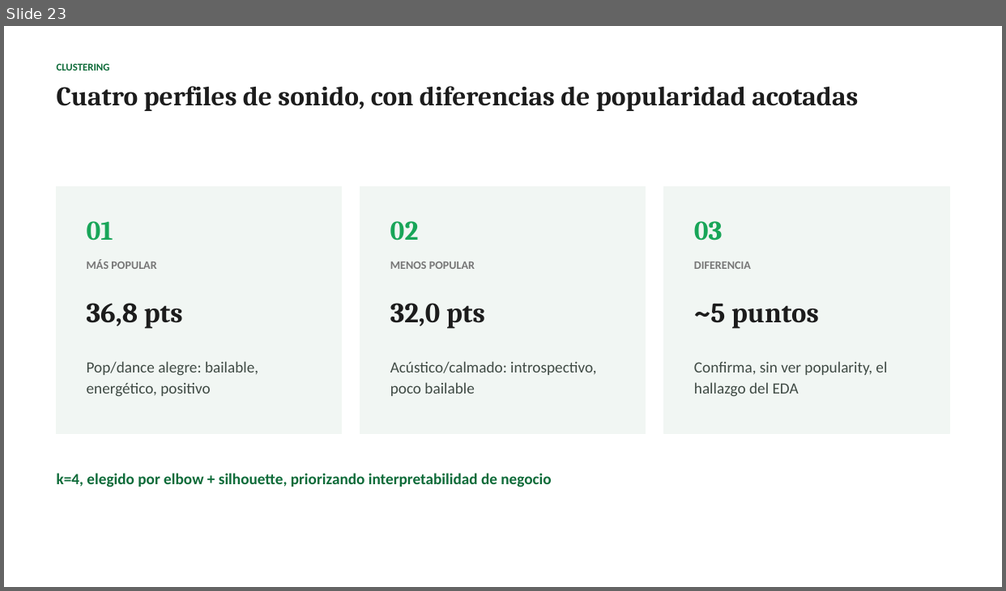
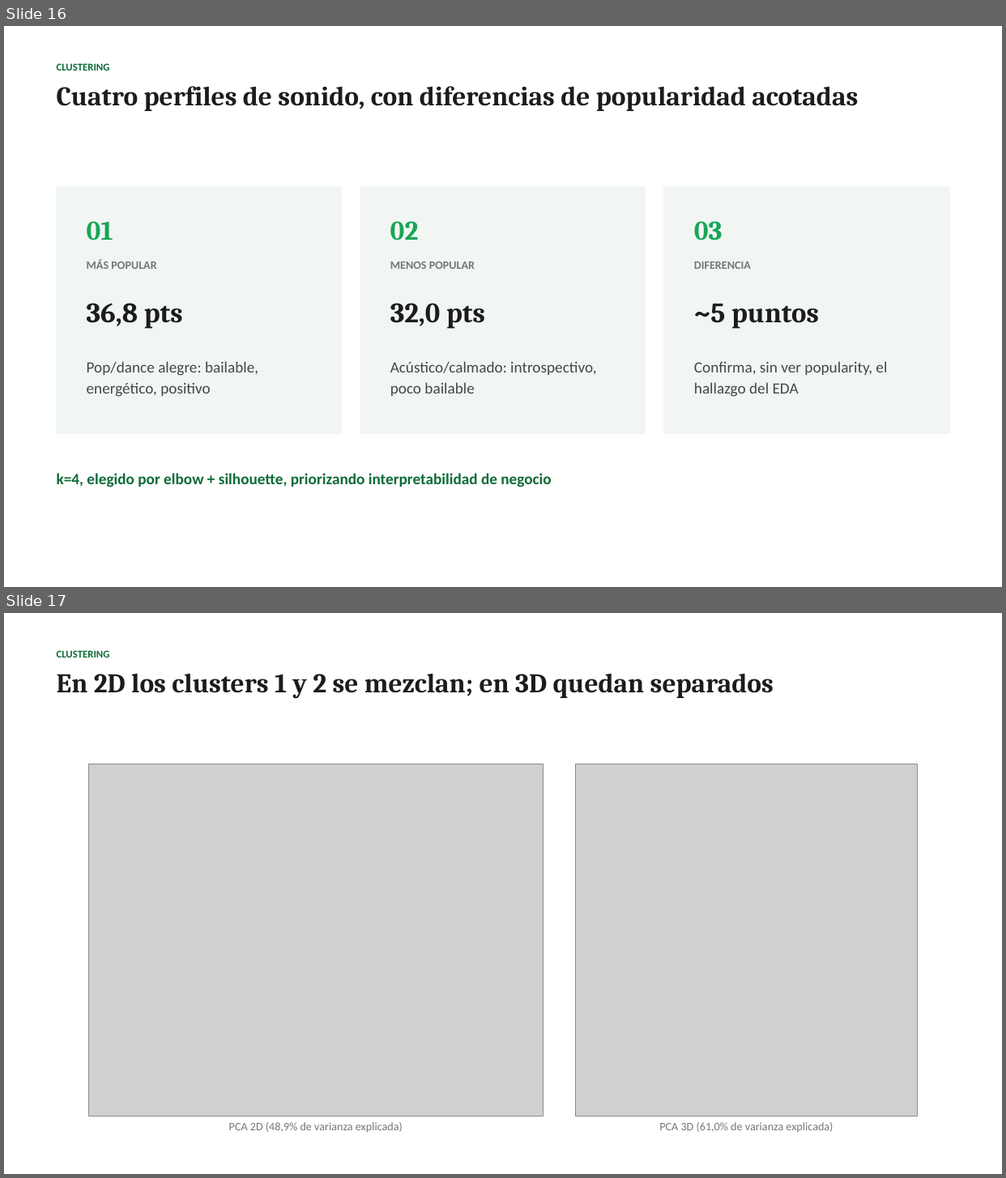
Before and after one commit to Felipe-Ahumada/Spotify-Tracks-Dataset, a slide deck: docs/EP1_Spotify_Presentacion_1.pptx. Shown one above the other, each under a label of ours: slide 23 before the commit, slides 16 and 17 after it. The pictures are 1006x591 and 1006x1178 pixels, drawn with LibreOffice and Linux fonts; fonts in the diff are those of the drawing; grey boxes stand for pictures. Boxes give left, top, right and bottom in pixels: in the first picture for what was removed or moved away, otherwise in the second. Text is boxed around its words. In the diff, an @@ line names an element or a change of style, - is before the commit and + after.

```diff
--- a/docs/EP1_Spotify_Presentacion_1.pptx
+++ b/docs/EP1_Spotify_Presentacion_1.pptx
@@ slide 17 added at [4,613,1002,1174], background #FFFFFF @@
@@ text added at [57,650,110,658], 10 pt, text #0E6B39, bold @@
+CLUSTERING
@@ text added at [57,674,774,698], 26 pt, text #1C1C1C, bold @@
+En 2D los clusters 1 y 2 se mezclan; en 3D quedan separados
@@ picture added at [88,764,543,1116] @@
@@ picture added at [576,764,918,1116] @@
@@ text added at [229,1122,403,1132], 11 pt, text #767676 @@
+PCA 2D (48,9% de varianza explicada)
@@ text added at [659,1122,833,1132], 11 pt, text #767676 @@
+PCA 3D (61,0% de varianza explicada)
@@ what was slide 23 is now slide 16 @@
```
Also in this commit, not shown: 5 slides changed, 4 other slides added, 11 slides removed, 7 other files.
